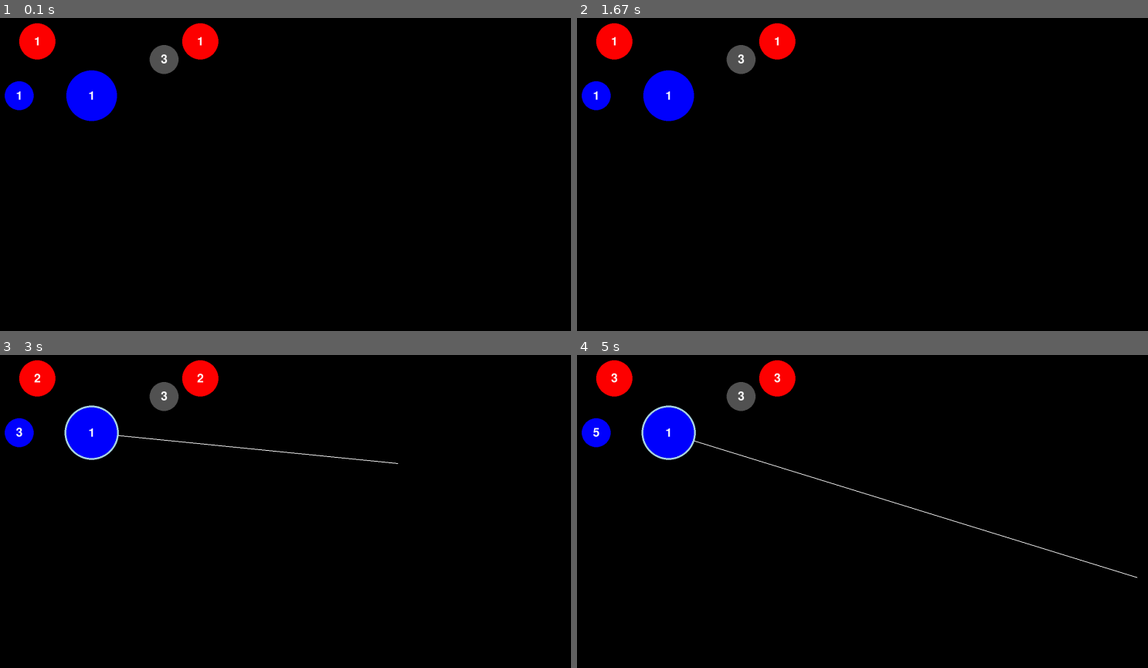
Above: before the commit, frames 1-4 (two rows, left to right).
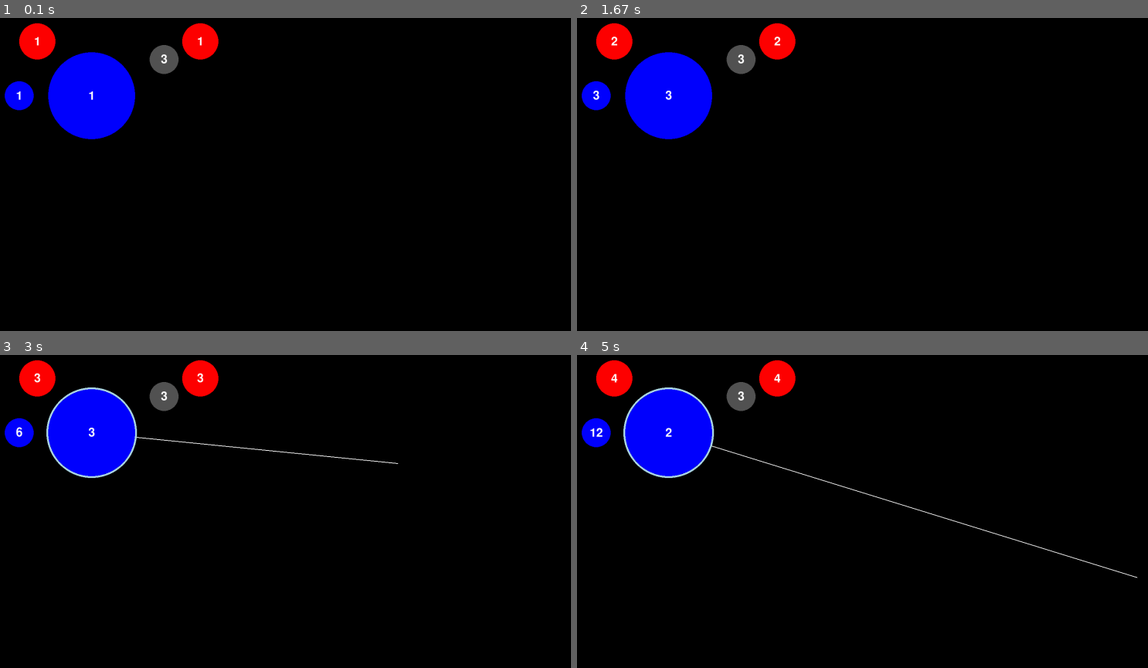
Above: after the commit, the same moments.

Repository: msa2984/teals-pygame
Game: pygame game, started from pygame/nano_wars/main.py
The game is run twice, just before and just after one commit, with the same random seed, the same clock (stepped at 60 frames per second) and the same inputs.
Inputs (mouse positions are in pixels of both pictures, inside the frame that each line leads up to):
- Up to frame 1 (0.1 s): no input
- Up to frame 2 (1.67 s): press the mouse at (913, 208) at 0.37 s; move the mouse to (828, 196) at 0.47 s; release the mouse at (742, 187) at 0.6 s; press the mouse at (668, 96) at 0.7 s; move the mouse to (662, 196) at 0.8 s; release the mouse at (662, 293) at 0.93 s; press the mouse at (594, 96) at 1.03 s; move the mouse to (805, 111) at 1.13 s; release the mouse at (1016, 127) at 1.27 s; click (679, 262) at 1.38 s
- Up to frame 3 (3 s): press the mouse at (102, 599) at 1.7 s; move the mouse to (285, 502) at 1.8 s; release the mouse at (468, 405) at 1.93 s; press the mouse at (91, 433) at 2.03 s; move the mouse to (308, 545) at 2.13 s; release the mouse at (519, 661) at 2.27 s; press the mouse at (91, 433) at 2.37 s; move the mouse to (296, 458) at 2.47 s; release the mouse at (502, 486) at 2.6 s; press the mouse at (17, 433) at 2.7 s; move the mouse to (205, 448) at 2.8 s; release the mouse at (399, 464) at 2.93 s
- Up to frame 4 (5 s): press the mouse at (668, 433) at 3.03 s; move the mouse to (685, 477) at 3.13 s; release the mouse at (702, 524) at 3.27 s; press the mouse at (594, 433) at 3.37 s; move the mouse to (691, 539) at 3.47 s; release the mouse at (788, 642) at 3.6 s; press the mouse at (594, 433) at 3.7 s; move the mouse to (793, 505) at 3.8 s; release the mouse at (988, 577) at 3.93 s; press the mouse at (594, 433) at 4.03 s; move the mouse to (656, 411) at 4.13 s; release the mouse at (714, 392) at 4.27 s; press the mouse at (668, 433) at 4.37 s; move the mouse to (908, 405) at 4.47 s; release the mouse at (1142, 380) at 4.6 s; press the mouse at (594, 433) at 4.7 s; move the mouse to (868, 505) at 4.8 s; release the mouse at (1136, 577) at 4.93 s

The runs differ from the first frame. In frame 1, 2.3% of the frame differs, in the area x 8-24%, y 10-39%; in frame 2, 2.4%; in frame 3, 2.6%; in frame 4, 2.9%, in the area x 2-97%, y 5-71%.

Commit message:
dynamic cell growth

Diff:
--- a/pygame/nano_wars/main.py
+++ b/pygame/nano_wars/main.py
@@ -19,7 +19,7 @@
     Cell((150, 150), 50, RED, counter=1),  # Red circle at (150, 150)
     Cell((600, 150), 50, RED, counter=1),  # Red circle at (600, 150)
     Cell((500, 200), 40, GRAY, counter=3),  # Green circle at (500, 200)
-    Cell((300, 300), 70, BLUE, counter=1),  # Blue circle at (300, 300)
+    Cell((300, 300), 120, BLUE, counter=1),  # Blue circle at (300, 300)
     Cell((100, 300), 40, BLUE, counter=1),  # Blue circle at (100, 300)
 ]
 
@@ -135,8 +135,18 @@
         cell.draw(screen, current_time, cells)
         if cell.counter == 0:
            cell.color = GRAY
-    # Draw the selection rectangle if dragging
     if dragging and selection_rect:
+        # Get the current mouse position
+        current_pos = pygame.mouse.get_pos()
+
+        # Calculate the top-left corner and size of the rectangle
+        x1, y1 = start_pos
+        x2, y2 = current_pos
+
+        # Determine the rectangle's position and size
+        selection_rect = pygame.Rect(min(x1, x2), min(y1, y2), abs(x2 - x1), abs(y2 - y1))
+
+        # Draw the selection rectangle
         pygame.draw.rect(screen, (173, 216, 230), selection_rect, 2)  # Light blue outline
 
     pygame.display.flip()  # Update the display
--- a/pygame/nano_wars/models/cell.py
+++ b/pygame/nano_wars/models/cell.py
@@ -28,11 +28,9 @@
                            self.radius * 2, self.radius * 2)
 
     def draw(self, screen: Surface, current_time, cells):
-        # Update the counter if 1 second has passed and if the cell is blue
+        # Update the counter if the cell is blue or red
         if self.color == BLUE or self.color == RED:
-            if current_time - self.last_update_time >= self.update_interval:
-                self.counter += 1
-                self.last_update_time = current_time
+            self.update_counter(current_time)  # Call the new counter update method
 
         # Draw the circle
         pygame.draw.circle(screen, self.color, self.position, self.radius)
@@ -83,7 +81,19 @@
         text_rect = text_surface.get_rect(center=self.position)
         screen.blit(text_surface, text_rect)
 
+    def update_counter(self, current_time):
+        """Update the counter based on the radius of the cell."""
+        # Calculate the new update interval based on the radius
+        # Smaller radius -> longer interval; larger radius -> shorter interval
+        dynamic_update_interval = max(200, 1750 - self.radius * 10)  # Adjust scaling as needed
 
+        # If the cell is blue or red and the time elapsed is greater than the update interval
+        if self.color in (BLUE, RED):
+            time_elapsed = current_time - self.last_update_time
+
+            if time_elapsed >= dynamic_update_interval:
+                self.counter += 1  # Increment by 1
+                self.last_update_time = current_time  # Update last_update_time
 
     def check_click(self, mouse_pos):
         # Function to check if the mouse click is inside this circle
